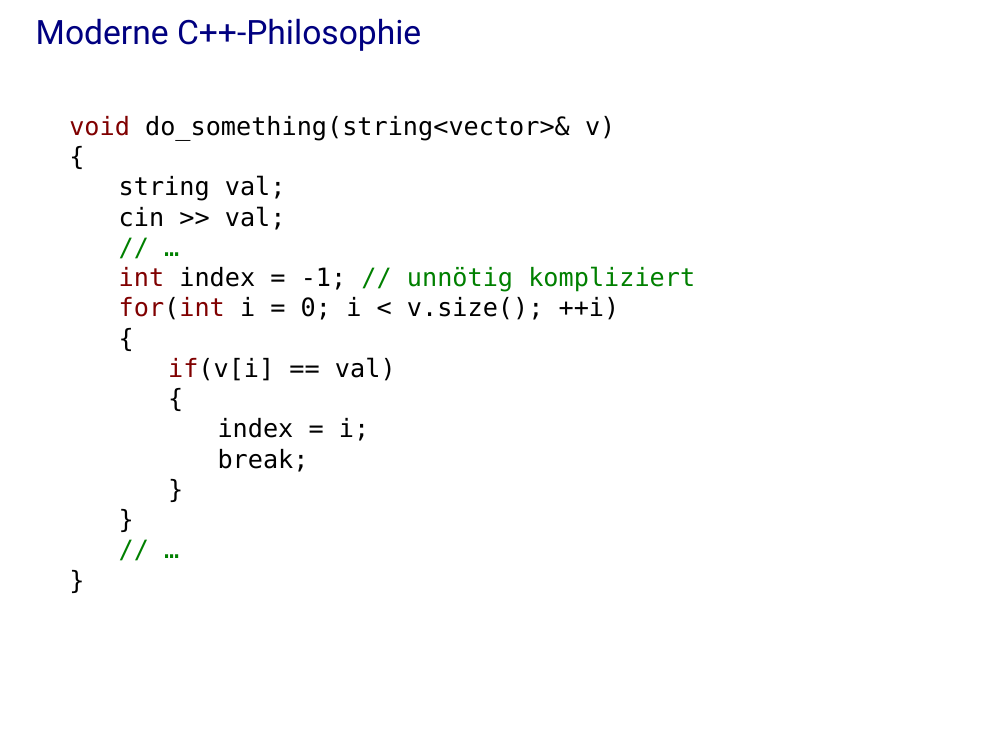
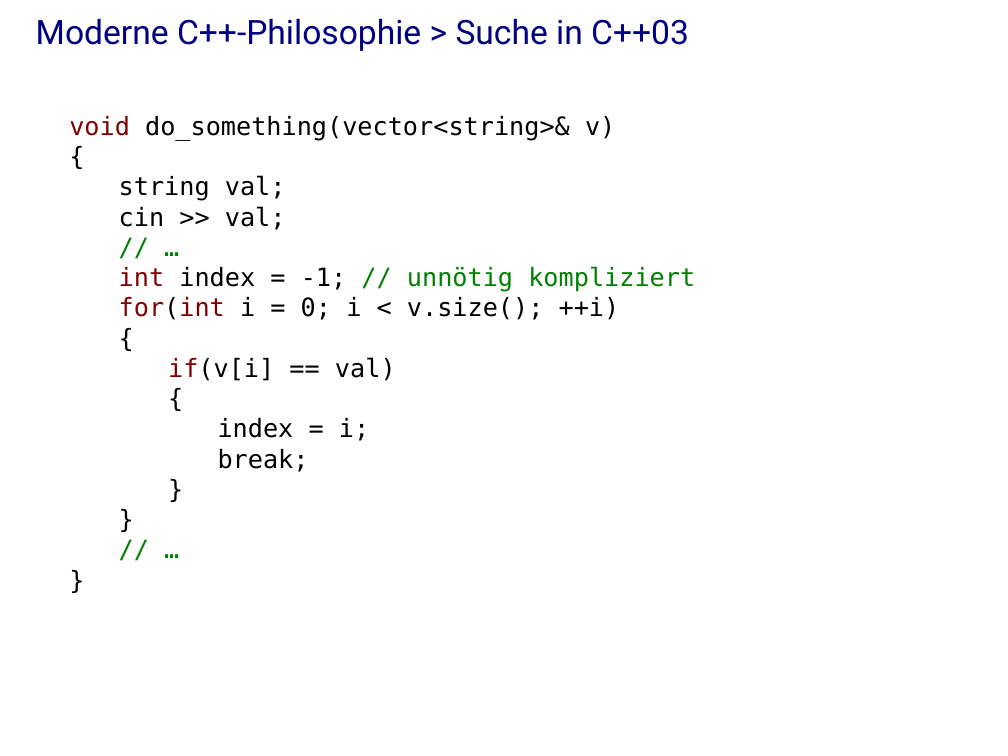
Before and after one commit to j-stephan/hs16, a slide deck: slide 5 of presentation/presentation.odp (slide 6 before the commit). Drawn at 1008x756 pixels with LibreOffice and Linux fonts; fonts in the diff are those of the drawing; background and template pictures are left out. Boxes give left, top, right and bottom in pixels: in the first picture for what was removed or moved away, otherwise in the second. Text is boxed around its words. In the diff, an @@ line names an element or a change of style, - is before the commit and + after.

```diff
--- a/presentation/presentation.odp
+++ b/presentation/presentation.odp
@@ title at (36, 18, 689, 51): text changed @@
-Moderne C++-Philosophie
+Moderne C++-Philosophie > Suche in C++03
@@ text at (69, 116, 615, 141): text changed @@
-void do_something(string<vector>& v)
+void do_something(vector<string>& v)
```
Also in this commit, not shown: 12 other slides changed, 23 slides added, 15 slides removed, 1 other file.
